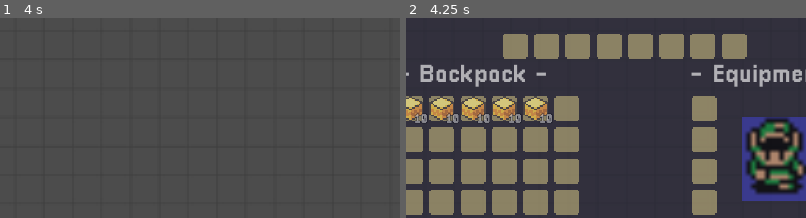
Above: before the commit, frames 1-2 (left to right).
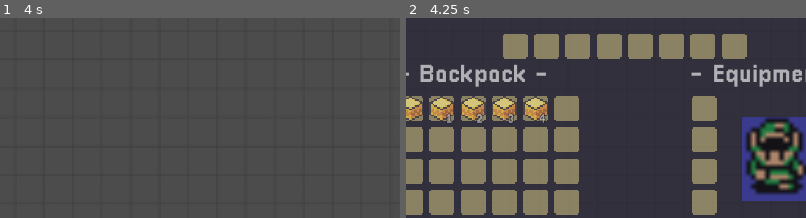
Above: after the commit, the same moments.

Repository: IAmwYvern/build-a-base
Game: Godot game, scene res://world/Game.tscn
Same seed, same stepped clock (60 frames per second), same inputs: the game is played once before the commit and once after it. The project has no main scene, so this scene is started directly.
Inputs (mouse positions are % of the whole screen's width and height, from its top left):
- Up to frame 1 (4 s): tap Enter at 0.5 s; move the mouse to (72, 45) at 0.52 s; hold Right (move_right) 0.53-1.28 s; hold Ctrl (crouch) 0.53-1.28 s; tap Space (ui_select) at 0.77, 1.52, 2.75, 3.02, 3.77 s; move the mouse to (30, 55) at 1.27 s; hold S (move_down) 1.28-2.03 s; tap Z (dash) at 1.35, 3.6 s; move the mouse to (60, 28) at 2.02 s; hold Right (move_right) 2.03-2.78 s; hold Shift (sprint) 2.03-2.78 s; move the mouse to (45, 70) at 2.77 s; hold Up (move_up) 2.78-3.53 s; tap Ctrl (crouch) at 2.85 s; move the mouse to (80, 65) at 3.52 s; hold Left (move_left) from 3.53 s (still down)
- Up to frame 2 (4.25 s): keep holding Left (move_left); tap Escape (open_inventory) at 4.15 s
The pictures show only the part of the screen within x 25-75%, y 31-81%; the shares and areas given below are measured in that part.

Frame 1 is identical in both runs. In frame 2, 0.5% of the frame differs, in the area x 2-37%, y 47-53%.

Commit message:
im getting there
please for the love of god delete function _procces in ItemButton.gd

Diff:
--- a/GUI/InventoryGUI.gd
+++ b/GUI/InventoryGUI.gd
@@ -1,6 +1,6 @@
 extends Control
 
-onready var ItemsContainer = $MarginContainer/TextureRect/MarginContainer/VBoxContainer/Items/GridContainer
+onready var ItemsContainer =$MarginContainer/TextureRect/MarginContainer/VBoxContainer/Items/GridContainer
 onready var BackpackContainer = $MarginContainer/TextureRect/MarginContainer/VBoxContainer/BackpackContainer/GridContainer
 
 var items:Array = []
@@ -16,7 +16,8 @@
 	for i in ItemsContainer.columns :
 		var item_button = item_button_scene.instance()
 		ItemsContainer.add_child(item_button)
-		item_button.set_item(Item.new(null, 0, null))
+		item_button.connect("item_set_hover", $ItemHoverData, "_on_item_set_hover")
+		item_button.clear()
 
 func _init_backpack_slots(rows):
 	for i in BackpackContainer.columns * rows:
@@ -24,6 +25,7 @@
 		BackpackContainer.add_child(item_button)
 		item_button.name = str(i)
 		item_button.clear()
+		item_button.connect("item_set_hover", $ItemHoverData, "_on_item_set_hover")
 		if i < 5:
-			item_button.set_item(Item.new("sand", 10, load("res://assets/textures/items/sand_block_item.png")))
+			item_button.set_item(Item.new("sand", i, load("res://assets/textures/items/sand_block_item.png")))
 			items.push_back(item_button.get_item())
--- a/GUI/InventoryGUI.tscn
+++ b/GUI/InventoryGUI.tscn
@@ -1,10 +1,11 @@
-[gd_scene load_steps=9 format=2]
+[gd_scene load_steps=10 format=2]
 
 [ext_resource path="res://GUI/InventoryGUI.gd" type="Script" id=1]
 [ext_resource path="res://assets/textures/GUI/back-panel.png" type="Texture" id=2]
 [ext_resource path="res://fonts/Pixellari.ttf" type="DynamicFontData" id=3]
 [ext_resource path="res://assets/textures/player/placeholder-link.png" type="Texture" id=4]
 [ext_resource path="res://GUI/EquipmentButton.tscn" type="PackedScene" id=5]
+[ext_resource path="res://GUI/ItemHoverData.gd" type="Script" id=6]
 
 [sub_resource type="DynamicFont" id=1]
 font_data = ExtResource( 3 )
@@ -49,6 +50,7 @@
 margin_bottom = 156.0
 
 [node name="ItemsHeader" type="HBoxContainer" parent="MarginContainer/TextureRect/MarginContainer/VBoxContainer"]
+editor/display_folded = true
 margin_right = 289.0
 margin_bottom = 35.0
 alignment = 1
@@ -63,7 +65,6 @@
 align = 1
 
 [node name="Items" type="HBoxContainer" parent="MarginContainer/TextureRect/MarginContainer/VBoxContainer"]
-editor/display_folded = true
 margin_top = 39.0
 margin_right = 289.0
 margin_bottom = 39.0
@@ -140,3 +141,6 @@
 [node name="EquipmentButton4" parent="MarginContainer/TextureRect/MarginContainer/VBoxContainer/BackpackContainer/GridContainer2" instance=ExtResource( 5 )]
 margin_top = 60.0
 margin_bottom = 76.0
+
+[node name="ItemHoverData" type="Node" parent="."]
+script = ExtResource( 6 )
--- a/GUI/ItemButton.gd
+++ b/GUI/ItemButton.gd
@@ -1,6 +1,6 @@
 extends TextureButton
 
-var current_item
+var current_item : Item
 var is_hovering = false
 
 signal quantity_changed(qty)
@@ -18,6 +18,8 @@
 func clear():
 	current_item = Item.new("", 0, null)
 	_set_name("")
+	emit_signal("quantity_changed", 0)
+	$NameLabel.visible = false
 	_set_qty(0)
 	_set_texture(null)
 
@@ -43,8 +45,12 @@
 
 
 func _on_ItemButton_pressed():
-	if not is_hovering:
+	if ItemHoverData.inventory_item_hover == null:
+		emit_signal("item_set_hover", current_item)
 		$ItemHover.set_item(current_item)
 		$ItemHover.visible = true
-		current_item = null
 		is_hovering = true
+		clear()
+
+func _process(delta):
+	print(current_item)
--- a/GUI/ItemHover.gd
+++ b/GUI/ItemHover.gd
@@ -9,6 +9,8 @@
 		position = get_global_mouse_position()
 
 func set_item(item : Item):
+	if item == null:
+		return
 	if not item.quantity == 0:
 		_set_quantity(item.quantity)
 	if not item.texture == null:
--- /dev/null
+++ b/GUI/ItemHoverData.gd
@@ -0,0 +1,6 @@
+extends Node
+
+var inventory_item_hover : Item
+
+func _on_item_set_hover(current_item):
+	inventory_item_hover = current_item
--- a/project.godot
+++ b/project.godot
@@ -38,6 +38,7 @@
 [autoload]
 
 importdata="*res://importData/importdata.gd"
+ItemHoverData="*res://GUI/ItemHoverData.gd"
 
 [display]
 
